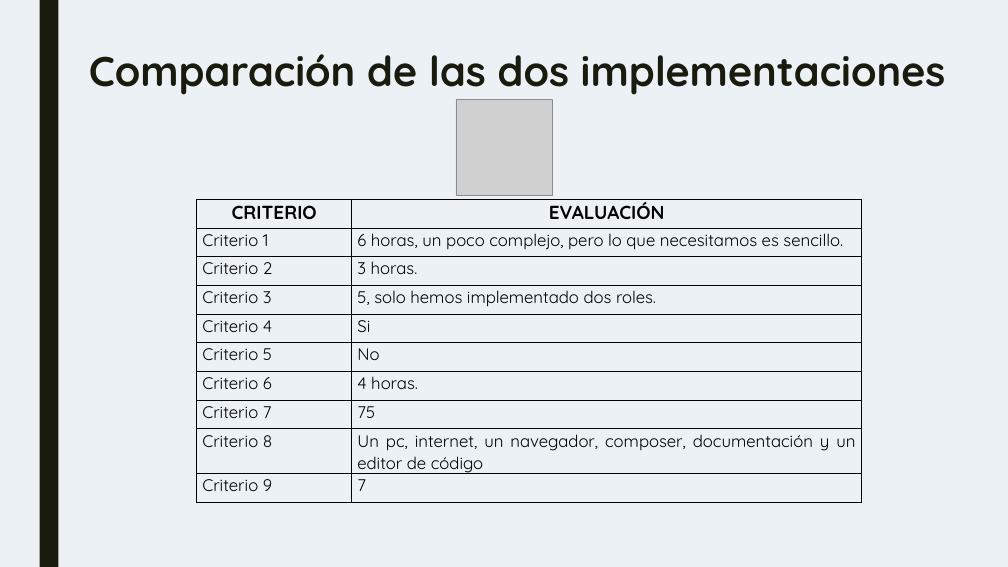
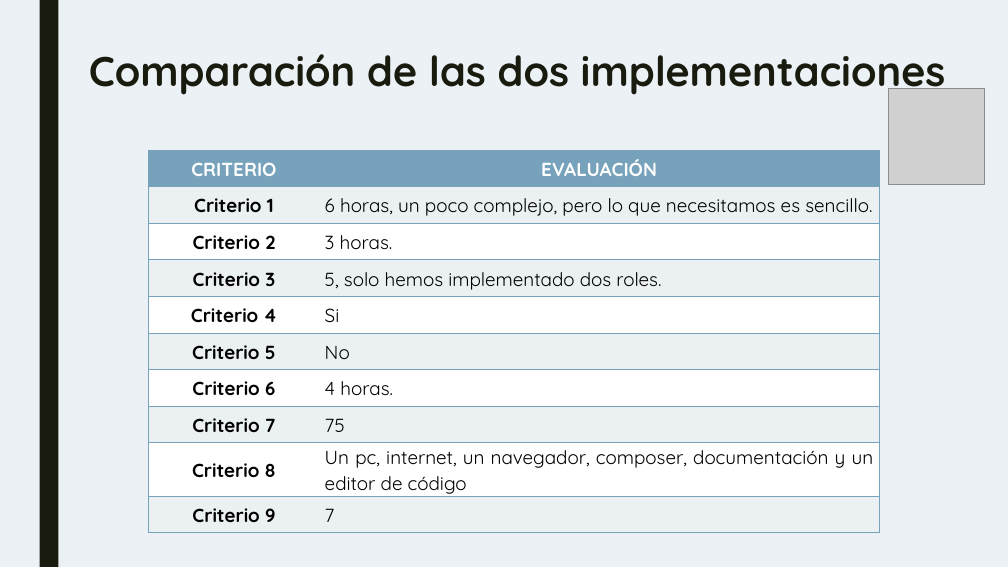
Before and after one commit to IGarrido1996/TG3_T4, a slide deck: slide 20 of TG3_plantilla primera parteppt.pptx (slide 17 before the commit). Drawn at 1008x567 pixels with LibreOffice and Linux fonts; fonts in the diff are those of the drawing; grey boxes stand for pictures. Boxes give left, top, right and bottom in pixels: in the first picture for what was removed or moved away, otherwise in the second. Text is boxed around its words. In the diff, an @@ line names an element or a change of style, - is before the commit and + after.

```diff
--- a/TG3_plantilla primera parteppt.pptx
+++ b/TG3_plantilla primera parteppt.pptx
@@ picture: place and size @@
-picture at box(456, 100, 552, 196)
+picture at box(889, 88, 985, 185)
@@ table at box(149, 150, 879, 543) @@
@@ fill none to #77A2BB in row 1 @@
@@ fill none to #ECF0F3 in 10 cells @@
@@ fill none to #FFFFFF in 8 cells @@
@@ text colour #000000 to #FFFFFF in "CRITERIO", "EVALUACIÓN" @@
@@ size 16 to 18 pt @@
@@ bold on in "Criterio 1", "Criterio 2", "Criterio 3", "Criterio 4" and 5 more places @@
@@ alignment justified to centre @@
@@ borders changed @@
@@ table: place and size @@
-table at box(197, 200, 862, 512)
+table at box(149, 150, 879, 543)
```
Also in this commit, not shown: 5 other slides changed, 3 slides added.
